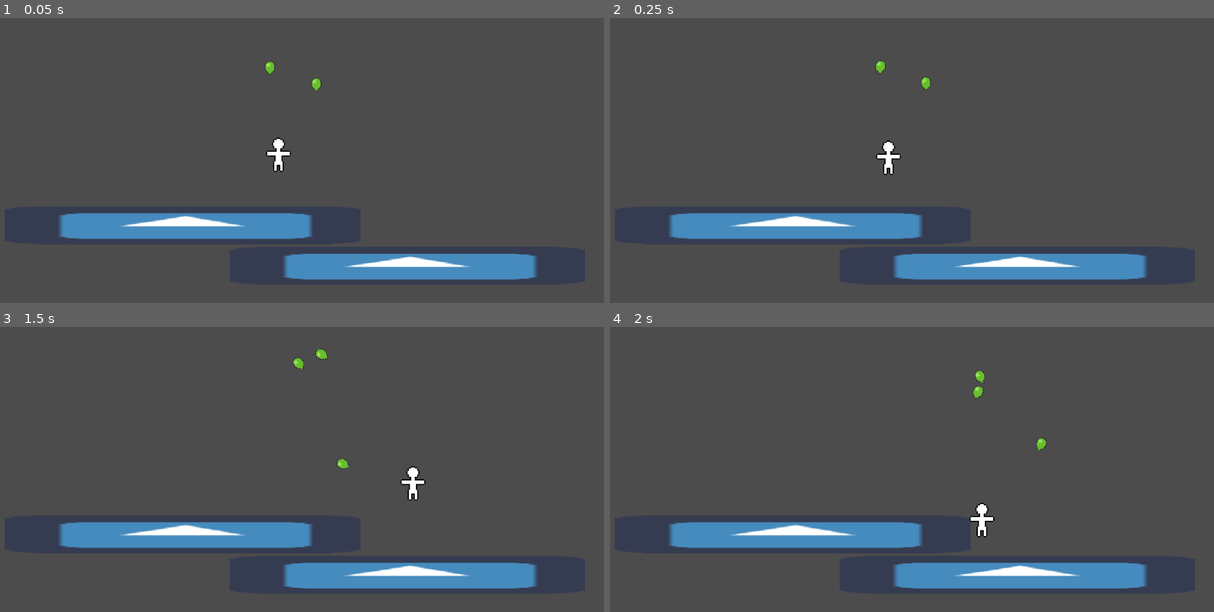
Above: before the commit, frames 1-4 (two rows, left to right).
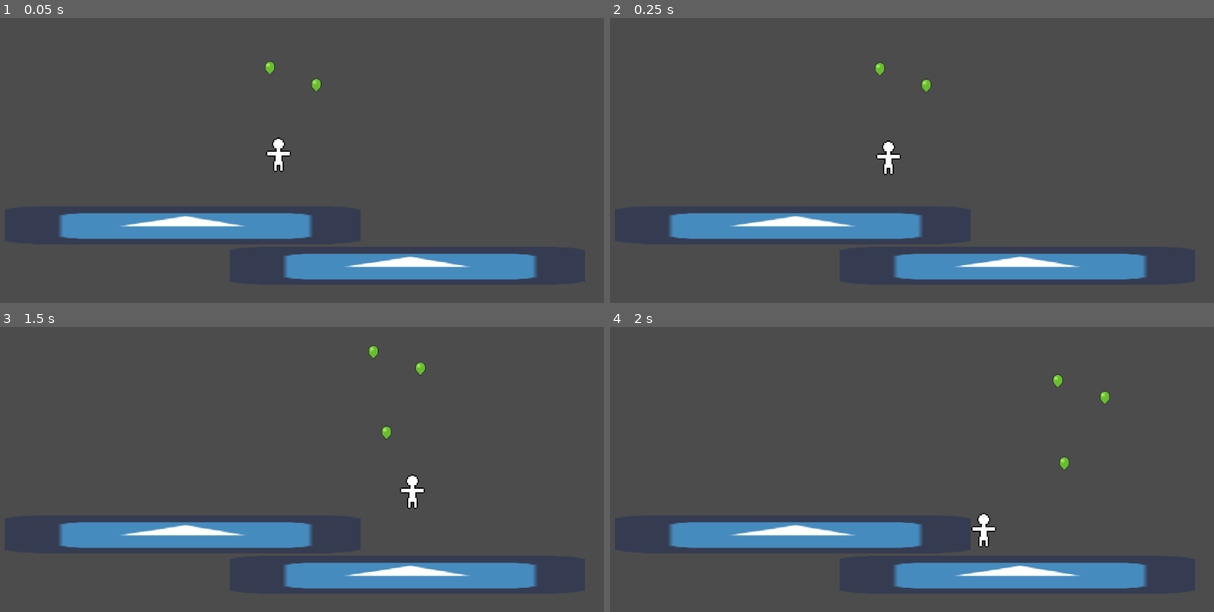
Above: after the commit, the same moments.

Repository: LeandreLPP/BalloonDumDare
Game: Godot game, scene res://Scenes/TestScene.tscn
Two runs of this game, one before a commit and one after it. Both use one fixed random seed, a clock stepped at 60 frames per second and the inputs below. The project has no main scene, so this scene is started directly. The engine's default icon, where the game draws it, is replaced by a stand-in: a white triangle on a blue panel in a dark square.
Inputs (mouse positions are in pixels of both pictures, inside the frame that each line leads up to):
- Up to frame 1 (0.05 s): no input
- Up to frame 2 (0.25 s): no input
- Up to frame 3 (1.5 s): move the mouse to (434, 415) at 0.52 s; hold Right (move_right) 0.53-1.28 s; hold Right mouse button (inflate) 0.53-1.28 s; tap Space (jump) at 0.77 s; move the mouse to (175, 452) at 1.27 s; hold Left (move_left) from 1.28 s (still down); right-click (175, 452) at 1.35 s
- Up to frame 4 (2 s): keep holding Left (move_left); tap Space (jump) at 1.52 s

The runs differ from the first frame. In frame 1, less than 0.1% of the frame differs, in the area x 51-54%, y 21-26%; in frame 2, less than 0.1%; in frame 3, 0.6%; in frame 4, 0.6%, in the area x 59-83%, y 15-78%.
Error before the commit: Attempt to call function 'play' in base 'null instance' on a null instance. (res://Prefabs/Balloon.gd:11)
Error after the commit: Invalid call to function 'inflate' in base 'RigidBody2D (Balloon.gd)'. Expected 1 arguments. (res://Prefabs/Player.gd:166)

Commit message:
Disabled Balloon gravity until finished inflating

Diff:
--- a/Prefabs/Balloon.gd
+++ b/Prefabs/Balloon.gd
@@ -6,23 +6,30 @@
 signal finish_inflating;
 signal finish_deflating;
 
-func inflate():
+func _ready():
+	gravity_scale = 0
+	mode = RigidBody2D.MODE_CHARACTER
+
+func inflate(siding_left):
 	if not inflated:
-		$AnimatedSprite.play("inflating")
+		$Animation.play("inflate")
 		$inflating_sound.play()
 
-func pierce(var direction):
+func pierce(direction):
 	if inflated:
+		look_at(position + direction)
+		mode = RigidBody2D.MODE_CHARACTER
 		apply_impulse(Vector2(0,0), direction)
 		deflating = true
 		$deflating_sound.play()
 		$DeflatingTimer.start()
 
-func _on_animation_finished():
+func _on_animation_finished(var animationName):
 	if not inflated:
 		inflated = true
+		gravity_scale = -1
+		mode = RigidBody2D.MODE_RIGID
 		emit_signal("finish_inflating")
-		$AnimatedSprite.play("inflated")
 
 func _on_DeflatingTimer_timeout():
 	emit_signal("finish_deflating")
--- a/Prefabs/Balloon.tscn
+++ b/Prefabs/Balloon.tscn
@@ -99,19 +99,6 @@
 "_edit_lock_": true
 }
 
-[node name="DampedSpringJoint2D" type="DampedSpringJoint2D" parent="." index="5"]
-
-node_a = NodePath("")
-node_b = NodePath("..")
-bias = 0.0
-disable_collision = false
-length = 50.0
-rest_length = 0.0
-stiffness = 20.0
-damping = 1.0
-
-[connection signal="animation_finished" from="AnimatedSprite" to="." method="_on_animation_finished"]
-
 [node name="Animation" type="AnimationPlayer" parent="." index="5"]
 
 root_node = NodePath("..")
@@ -123,4 +110,17 @@
 blend_times = [  ]
 _sections_unfolded = [ "Playback Options" ]
 
+[node name="DampedSpringJoint2D" type="DampedSpringJoint2D" parent="." index="6"]
+
+node_a = NodePath("")
+node_b = NodePath("..")
+bias = 0.0
+disable_collision = false
+length = 50.0
+rest_length = 0.0
+stiffness = 20.0
+damping = 1.0
+
 [connection signal="timeout" from="DeflatingTimer" to="." method="_on_DeflatingTimer_timeout"]
+
+[connection signal="animation_finished" from="Animation" to="." method="_on_animation_finished"]
--- a/Prefabs/Player.tscn
+++ b/Prefabs/Player.tscn
@@ -38,7 +38,7 @@
 custom_solver_bias = 0.0
 radius = 10.0
 
-[node name="Player" type="RigidBody2D" index="0"]
+[node name="Player" type="RigidBody2D"]
 
 input_pickable = false
 collision_layer = 1
